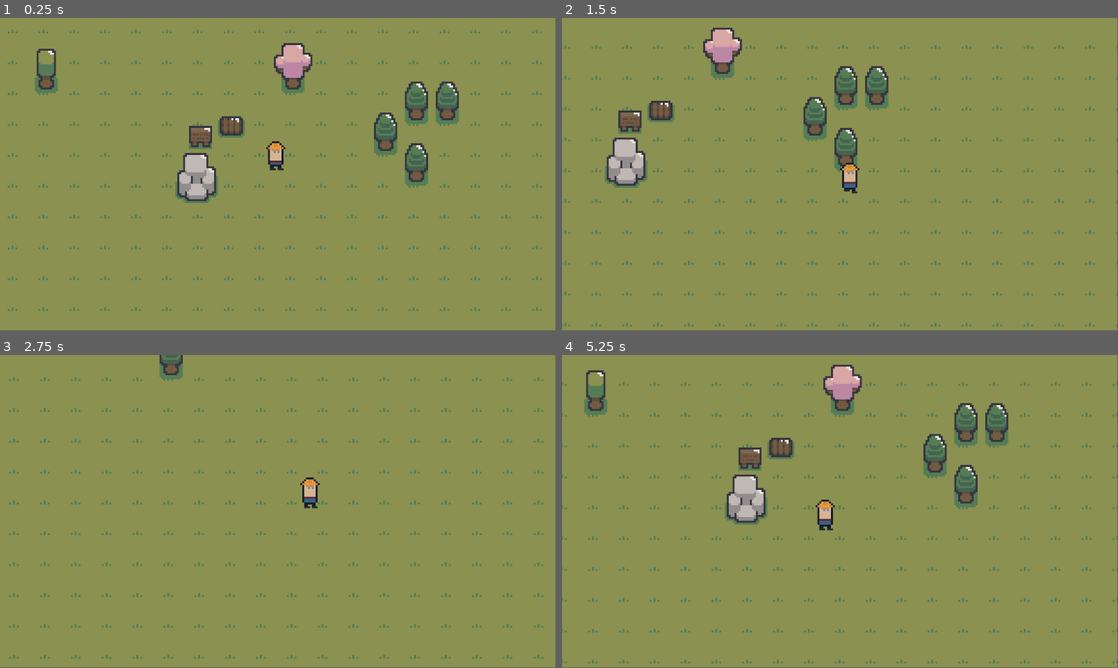
Above: before the commit, frames 1-4 (two rows, left to right).
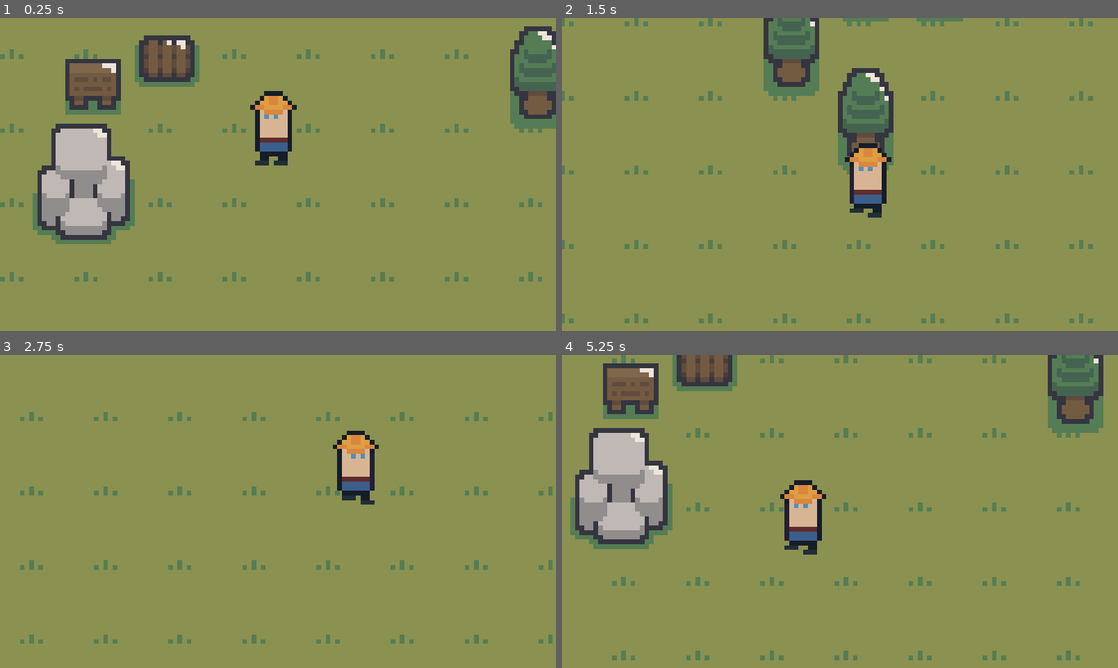
Above: after the commit, the same moments.

Repository: jobnbackpack/factory-game
Game: Godot game, scene res://scenes/game.tscn
Same seed, same stepped clock (60 frames per second), same inputs: the game is played once before the commit and once after it.
Inputs (mouse positions are in pixels of both pictures, inside the frame that each line leads up to):
- Up to frame 1 (0.25 s): no input
- Up to frame 2 (1.5 s): tap Enter at 0.5 s; move the mouse to (962, 158) at 0.52 s; hold Right (right) 0.53-1.28 s; hold E (interact) 0.53-1.28 s; click (962, 158) at 0.6 s; move the mouse to (728, 190) at 1.27 s; hold S (down) from 1.28 s (still down); tap E (interact) at 1.35 s
- Up to frame 3 (2.75 s): click (166, 527) at 1.55 s; move the mouse to (333, 442) at 2.02 s; release S (down) at 2.03 s; hold Right (right) from 2.03 s (still down); hold E (interact) from 2.03 s (still down); click (333, 442) at 2.1 s
- Up to frame 4 (5.25 s): move the mouse to (812, 574) at 2.77 s; release Right (right) at 2.78 s; release E (interact) at 2.78 s; hold W (up) 2.78-3.53 s; tap E (interact) at 2.85 s; click (812, 574) at 3.05 s; move the mouse to (1006, 558) at 3.52 s; hold E (interact) 3.53-4.28 s; hold A (left) 3.53-5.03 s; tap Enter at 3.6 s; move the mouse to (673, 464) at 4.27 s; tap F at 4.35 s; click (673, 464) at 4.55 s; move the mouse to (867, 511) at 5.02 s; hold S (down) from 5.03 s (still down); hold E (interact) from 5.03 s (still down); click (867, 511) at 5.1 s
In our replay, the window is 799x449 before the commit and 800x450 after it. These sizes can differ from the game's own. Grey fills any space a smaller window leaves; there, only what the larger window draws over its background counts as a difference.

The runs differ from the first frame. In frame 1, 21% of the frame differs, in the area x 0-100%, y 2-94%; in frame 2, 13%; in frame 3, 5.0%; in frame 4, 20%.

Commit message:
feat: state machine

Diff:
--- /dev/null
+++ b/00_Globals/global_player_manager.gd
@@ -0,0 +1 @@
+extends Node
--- a/interaction/InteractionManager.tscn
+++ b/interaction/InteractionManager.tscn
@@ -1,6 +1,6 @@
 [gd_scene load_steps=2 format=3 uid="uid://6jgdkdeftcel"]
 
-[ext_resource type="Script" path="res://00_Globals/InteractionManager.gd" id="1_jkmdo"]
+[ext_resource type="Script" path="res://00_globals/InteractionManager.gd" id="1_jkmdo"]
 
 [node name="InteractionManager" type="Node2D"]
 script = ExtResource("1_jkmdo")
--- /dev/null
+++ b/items/gem.tres
@@ -0,0 +1,8 @@
+[gd_resource type="Resource" script_class="ItemData" load_steps=2 format=3 uid="uid://dbuom7qco46kc"]
+
+[ext_resource type="Script" path="res://items/scripts/item_data.gd" id="1_6lwcl"]
+
+[resource]
+script = ExtResource("1_6lwcl")
+name = "Stone"
+description = "a simple stone"
--- /dev/null
+++ b/items/scripts/item_data.gd
@@ -0,0 +1,5 @@
+class_name ItemData extends Resource
+
+@export var name: String = ""
+@export_multiline var description: String = ""
+@export var texture: Texture2D
--- /dev/null
+++ b/items/stone.tres
@@ -0,0 +1,14 @@
+[gd_resource type="Resource" script_class="ItemData" load_steps=4 format=3 uid="uid://c8q7aw15tx2us"]
+
+[ext_resource type="Script" path="res://items/scripts/item_data.gd" id="1_bjgoq"]
+[ext_resource type="Texture2D" uid="uid://cerjrmbuw8sbd" path="res://assets/sprites/fantasy/cave_/cave_ [resources].png" id="2_od8hm"]
+
+[sub_resource type="AtlasTexture" id="AtlasTexture_421s4"]
+atlas = ExtResource("2_od8hm")
+region = Rect2(64, 48, 16, 16)
+
+[resource]
+script = ExtResource("1_bjgoq")
+name = "Stone"
+description = "a simple Stone"
+texture = SubResource("AtlasTexture_421s4")
--- /dev/null
+++ b/player/player.gd
@@ -0,0 +1,62 @@
+class_name Player extends CharacterBody2D
+
+@onready var hurt_box: HurtBox = $Interactions/HurtBox
+@onready var animated_sprite_2d: AnimatedSprite2D = $AnimatedSprite2D
+
+var cardinal_direction: Vector2 = Vector2.DOWN
+var direction: Vector2 = Vector2.ZERO
+
+@onready var animation_player: AnimationPlayer = $AnimationPlayer
+@onready var sprite: Sprite2D = $Sprite2D
+@onready var state_machine: PlayerStateMachine = $StateMachine
+
+signal DirectionChanged(new_direction: Vector2)
+
+func _ready():
+	state_machine.Initialize(self)
+	pass
+
+func _process(delta):
+	direction.x = Input.get_action_strength("right") - Input.get_action_strength("left")
+	direction.y = Input.get_action_strength("down") - Input.get_action_strength("up")
+	pass
+
+func _physics_process(delta):
+	move_and_slide()
+
+func SetDirection() -> bool:
+	var new_dir: Vector2 = cardinal_direction
+	if direction == Vector2.ZERO:
+		return false
+
+	if direction.y == 0:
+		new_dir = Vector2.LEFT if direction.x < 0 else Vector2.RIGHT
+	elif direction.x == 0:
+		new_dir = Vector2.UP if direction.y < 0 else Vector2.DOWN
+
+	if new_dir == cardinal_direction:
+		return false
+
+	cardinal_direction = new_dir
+	sprite.scale.x = -1 if cardinal_direction == Vector2.RIGHT else 1
+	DirectionChanged.emit(cardinal_direction)
+	return true
+
+func UpdateAnimation(state: String) -> void:
+	animation_player.play(state + "_" + AnimDirection() )
+	pass
+
+func AnimDirection() -> String:
+	if cardinal_direction == Vector2.DOWN:
+		return "down"
+	elif cardinal_direction == Vector2.UP:
+		return "up"
+	else:
+		return "side"
+
+func _input(event: InputEvent):
+	if event.is_action("attack"):
+		await get_tree().create_timer(0.075).timeout
+		hurt_box.monitoring = true
+		await get_tree().create_timer(0.075).timeout
+		hurt_box.monitoring = false
--- /dev/null
+++ b/player/player.tscn
@@ -0,0 +1,188 @@
+[gd_scene load_steps=18 format=3 uid="uid://du6ap6182ghhd"]
+
+[ext_resource type="Script" path="res://player/player.gd" id="1_yh1tc"]
+[ext_resource type="PackedScene" uid="uid://ihltf1wjtmvw" path="res://common/HurtBox.tscn" id="3_8s2fu"]
+[ext_resource type="Script" path="res://interaction/InteractionHost.gd" id="3_a0s21"]
+[ext_resource type="Texture2D" uid="uid://b8xaajyg0mby8" path="res://assets/sprites/player/player-Sheet.png" id="4_0lw6g"]
+[ext_resource type="Script" path="res://player/player_state_machine.gd" id="5_fqasr"]
+[ext_resource type="Script" path="res://player/state_idle.gd" id="6_7n4qn"]
+[ext_resource type="Script" path="res://player/state_walk.gd" id="7_lmhyv"]
+
+[sub_resource type="CapsuleShape2D" id="CapsuleShape2D_ly42d"]
+radius = 4.0
+height = 8.0
+
+[sub_resource type="CircleShape2D" id="CircleShape2D_ctp1a"]
+radius = 9.0
+
+[sub_resource type="Animation" id="Animation_r631m"]
+length = 0.001
+tracks/0/type = "value"
+tracks/0/imported = false
+tracks/0/enabled = true
+tracks/0/path = NodePath("Sprite2D:frame")
+tracks/0/interp = 1
+tracks/0/loop_wrap = true
+tracks/0/keys = {
+"times": PackedFloat32Array(0),
+"transitions": PackedFloat32Array(1),
+"update": 1,
+"values": [0]
+}
+
+[sub_resource type="Animation" id="Animation_7k744"]
+resource_name = "idle_down"
+length = 0.3
+loop_mode = 2
+tracks/0/type = "value"
+tracks/0/imported = false
+tracks/0/enabled = true
+tracks/0/path = NodePath("Sprite2D:frame")
+tracks/0/interp = 1
+tracks/0/loop_wrap = true
+tracks/0/keys = {
+"times": PackedFloat32Array(0, 0.3),
+"transitions": PackedFloat32Array(1, 1),
+"update": 1,
+"values": [0, 1]
+}
+
+[sub_resource type="Animation" id="Animation_q1cuo"]
+resource_name = "idle_side"
+length = 0.3
+loop_mode = 2
+tracks/0/type = "value"
+tracks/0/imported = false
+tracks/0/enabled = true
+tracks/0/path = NodePath("Sprite2D:frame")
+tracks/0/interp = 1
+tracks/0/loop_wrap = true
+tracks/0/keys = {
+"times": PackedFloat32Array(0, 0.3),
+"transitions": PackedFloat32Array(1, 1),
+"update": 1,
+"values": [0, 1]
+}
+
+[sub_resource type="Animation" id="Animation_adpcl"]
+resource_name = "idle_up"
+length = 0.3
+loop_mode = 2
+tracks/0/type = "value"
+tracks/0/imported = false
+tracks/0/enabled = true
+tracks/0/path = NodePath("Sprite2D:frame")
+tracks/0/interp = 1
+tracks/0/loop_wrap = true
+tracks/0/keys = {
+"times": PackedFloat32Array(0, 0.3),
+"transitions": PackedFloat32Array(1, 1),
+"update": 1,
+"values": [0, 1]
+}
+
+[sub_resource type="Animation" id="Animation_d44l4"]
+resource_name = "walk_down"
+length = 0.35
+loop_mode = 1
+tracks/0/type = "value"
+tracks/0/imported = false
+tracks/0/enabled = true
+tracks/0/path = NodePath("Sprite2D:frame")
+tracks/0/interp = 1
+tracks/0/loop_wrap = true
+tracks/0/keys = {
+"times": PackedFloat32Array(0, 0.1, 0.2, 0.3),
+"transitions": PackedFloat32Array(1, 1, 1, 1),
+"update": 1,
+"values": [2, 3, 4, 5]
+}
+
+[sub_resource type="Animation" id="Animation_1ush1"]
+resource_name = "walk_side"
+length = 0.35
+loop_mode = 1
+tracks/0/type = "value"
+tracks/0/imported = false
+tracks/0/enabled = true
+tracks/0/path = NodePath("Sprite2D:frame")
+tracks/0/interp = 1
+tracks/0/loop_wrap = true
+tracks/0/keys = {
+"times": PackedFloat32Array(0, 0.1, 0.2, 0.3),
+"transitions": PackedFloat32Array(1, 1, 1, 1),
+"update": 1,
+"values": [2, 3, 4, 5]
+}
+
+[sub_resource type="Animation" id="Animation_i5mpw"]
+resource_name = "walk_up"
+length = 0.35
+loop_mode = 1
+tracks/0/type = "value"
+tracks/0/imported = false
+tracks/0/enabled = true
+tracks/0/path = NodePath("Sprite2D:frame")
+tracks/0/interp = 1
+tracks/0/loop_wrap = true
+tracks/0/keys = {
+"times": PackedFloat32Array(0, 0.1, 0.2, 0.3),
+"transitions": PackedFloat32Array(1, 1, 1, 1),
+"update": 1,
+"values": [2, 3, 4, 5]
+}
+
+[sub_resource type="AnimationLibrary" id="AnimationLibrary_nkobm"]
+_data = {
+"RESET": SubResource("Animation_r631m"),
+"idle_down": SubResource("Animation_7k744"),
+"idle_side": SubResource("Animation_q1cuo"),
+"idle_up": SubResource("Animation_adpcl"),
+"walk_down": SubResource("Animation_d44l4"),
+"walk_side": SubResource("Animation_1ush1"),
+"walk_up": SubResource("Animation_i5mpw")
+}
+
+[node name="Player" type="CharacterBody2D" groups=["player"]]
+collision_mask = 16
+script = ExtResource("1_yh1tc")
+
+[node name="CollisionShape2D" type="CollisionShape2D" parent="."]
+y_sort_enabled = true
+position = Vector2(0, -3)
+shape = SubResource("CapsuleShape2D_ly42d")
+
+[node name="Interactions" type="Node2D" parent="."]
+position = Vector2(0, -6)
+rotation = -0.000302911
+script = ExtResource("3_a0s21")
+
+[node name="HurtBox" parent="Interactions" instance=ExtResource("3_8s2fu")]
+position = Vector2(0, 10)
+collision_mask = 256
+monitoring = false
+
+[node name="CollisionShape2D" type="CollisionShape2D" parent="Interactions/HurtBox"]
+position = Vector2(0, -5)
+shape = SubResource("CircleShape2D_ctp1a")
+debug_color = Color(0.769007, 0.389229, 0.574808, 0.42)
+
+[node name="Sprite2D" type="Sprite2D" parent="."]
+position = Vector2(0, -8)
+texture = ExtResource("4_0lw6g")
+hframes = 6
+region_rect = Rect2(0, 0, 16, 16)
+
+[node name="AnimationPlayer" type="AnimationPlayer" parent="."]
+libraries = {
+"": SubResource("AnimationLibrary_nkobm")
+}
+
+[node name="StateMachine" type="Node" parent="."]
+script = ExtResource("5_fqasr")
+
+[node name="Idle" type="Node" parent="StateMachine"]
+script = ExtResource("6_7n4qn")
+
+[node name="Walk" type="Node" parent="StateMachine"]
+script = ExtResource("7_lmhyv")
--- /dev/null
+++ b/player/player_state_machine.gd
@@ -0,0 +1,43 @@
+class_name PlayerStateMachine extends Node
+
+var states: Array[State]
+var prev_state: State
+var current_state: State
+
+func _ready():
+	process_mode = Node.PROCESS_MODE_DISABLED
+
+func _process(delta):
+	ChangeState(current_state.Process(delta))
+	pass
+
+func _physics_process(delta):
+	ChangeState(current_state.Physics(delta))
+	pass
+
+func _unhandled_input(event):
+	ChangeState(current_state.HandleInput(event))
+	pass
+
+func Initialize(_player: Player) -> void:
+	states = []
+
+	for c in get_children():
+		if c is State:
+			states.append(c)
+
+	if states.size() > 0:
+		states[0].player = _player
+		ChangeState(states[0])
+		process_mode = Node.PROCESS_MODE_INHERIT
+
+func ChangeState(new_state: State) -> void:
+	if new_state == null || new_state == current_state:
+		return
+
+	if current_state:
+		current_state.Exit()
+
+	prev_state = current_state
+	current_state = new_state
+	current_state.Enter()
--- /dev/null
+++ b/player/state.gd
@@ -0,0 +1,24 @@
+class_name State extends Node
+
+## Stores a reference to the player that thi State belongs to
+static var player: Player
+
+## What happens when the player enters this State?
+func Enter() -> void:
+	pass
+
+## What happens when the player exits this State?
+func Exit() -> void:
+	pass
+
+## What happens during the _process update in this State?
+func Process(_delta: float) -> State:
+	return null
+
+## What happens during the _physics_process update in this State?
+func Physics(_delta: float) -> State:
+	return null
+
+## What happens with input events in this State?
+func HandleInput(_event: InputEvent) -> State:
+	return null
--- /dev/null
+++ b/player/state_idle.gd
@@ -0,0 +1,26 @@
+class_name State_Idle extends State
+@onready var walk = $"../Walk"
+
+## What happens when the player enters this State?
+func Enter() -> void:
+	player.UpdateAnimation("idle")
+	pass
+
+## What happens when the player exits this State?
+func Exit() -> void:
+	pass
+
+## What happens during the _process update in this State?
+func Process(_delta: float) -> State:
+	if player.direction != Vector2.ZERO:
+		return walk
+	player.velocity = Vector2.ZERO
+	return null
+
+## What happens during the _physics_process update in this State?
+func Physics(_delta: float) -> State:
+	return null
+
+## What happens with input events in this State?
+func HandleInput(_event: InputEvent) -> State:
+	return null
--- /dev/null
+++ b/player/state_walk.gd
@@ -0,0 +1,32 @@
+class_name State_Walk extends State
+
+@export var move_speed: float = 100.0
+@onready var idle: State = $"../Idle"
+
+## What happens when the player enters this State?
+func Enter() -> void:
+	player.UpdateAnimation("walk")
+	pass
+
+## What happens when the player exits this State?
+func Exit() -> void:
+	pass
+
+## What happens during the _process update in this State?
+func Process(_delta: float) -> State:
+	if player.direction == Vector2.ZERO:
+		return idle
+
+	player.velocity = player.direction * move_speed
+
+	if player.SetDirection():
+		player.UpdateAnimation("walk")
+	return null
+
+## What happens during the _physics_process update in this State?
+func Physics(_delta: float) -> State:
+	return null
+
+## What happens with input events in this State?
+func HandleInput(_event: InputEvent) -> State:
+	return null
--- a/project.godot
+++ b/project.godot
@@ -18,7 +18,15 @@
 [autoload]
 
 InteractionManager="*res://interaction/InteractionManager.tscn"
-LevelManager="*res://00_Globals/GlobalLevelManager.gd"
+LevelManager="*res://00_globals/GlobalLevelManager.gd"
+
+[display]
+
+window/size/viewport_width=480
+window/size/viewport_height=270
+window/size/window_width_override=1920
+window/size/window_height_override=1080
+window/stretch/mode="viewport"
 
 [input]
 
--- a/scenes/game.tscn
+++ b/scenes/game.tscn
@@ -1,6 +1,6 @@
 [gd_scene load_steps=18 format=3 uid="uid://bnd53811p3hgi"]
 
-[ext_resource type="PackedScene" uid="uid://du6ap6182ghhd" path="res://scenes/player.tscn" id="1_iw2jv"]
+[ext_resource type="PackedScene" uid="uid://du6ap6182ghhd" path="res://player/player.tscn" id="1_iw2jv"]
 [ext_resource type="Texture2D" uid="uid://cii5vkuxqskwg" path="res://assets/sprites/fantasy/forest_/forest_.png" id="2_7g360"]
 [ext_resource type="Script" path="res://scripts/PlayerCamera.gd" id="2_ktnaq"]
 [ext_resource type="Texture2D" uid="uid://b8jq75r815nhu" path="res://assets/sprites/fantasy/forest_/forest_ [resources].png" id="3_kdy6c"]
--- a/scenes/player.tscn
+++ /dev/null
@@ -1,99 +0,0 @@
-[gd_scene load_steps=14 format=3 uid="uid://du6ap6182ghhd"]
-
-[ext_resource type="Script" path="res://scripts/player.gd" id="1_huxh5"]
-[ext_resource type="PackedScene" uid="uid://ihltf1wjtmvw" path="res://common/HurtBox.tscn" id="3_8s2fu"]
-[ext_resource type="Texture2D" uid="uid://iqn2mic8x21p" path="res://assets/sprites/sam-Sheet.png" id="3_30jt2"]
-[ext_resource type="Script" path="res://interaction/InteractionHost.gd" id="3_a0s21"]
-
-[sub_resource type="AtlasTexture" id="AtlasTexture_xgeo3"]
-atlas = ExtResource("3_30jt2")
-region = Rect2(0, 0, 16, 16)
-
-[sub_resource type="AtlasTexture" id="AtlasTexture_sisov"]
-atlas = ExtResource("3_30jt2")
-region = Rect2(128, 0, 16, 16)
-
-[sub_resource type="AtlasTexture" id="AtlasTexture_ct6qa"]
-atlas = ExtResource("3_30jt2")
-region = Rect2(0, 16, 16, 16)
-
-[sub_resource type="AtlasTexture" id="AtlasTexture_gauv6"]
-atlas = ExtResource("3_30jt2")
-region = Rect2(128, 16, 16, 16)
-
-[sub_resource type="AtlasTexture" id="AtlasTexture_blpmm"]
-atlas = ExtResource("3_30jt2")
-region = Rect2(256, 16, 16, 16)
-
-[sub_resource type="AtlasTexture" id="AtlasTexture_30jdd"]
-atlas = ExtResource("3_30jt2")
-region = Rect2(384, 16, 16, 16)
-
-[sub_resource type="SpriteFrames" id="SpriteFrames_42667"]
-animations = [{
-"frames": [{
-"duration": 3.0,
-"texture": SubResource("AtlasTexture_xgeo3")
-}, {
-"duration": 3.0,
-"texture": SubResource("AtlasTexture_sisov")
-}],
-"loop": true,
-"name": &"idle",
-"speed": 12.0
-}, {
-"frames": [{
-"duration": 1.0,
-"texture": SubResource("AtlasTexture_ct6qa")
-}, {
-"duration": 1.0,
-"texture": SubResource("AtlasTexture_gauv6")
-}, {
-"duration": 1.0,
-"texture": SubResource("AtlasTexture_blpmm")
-}, {
-"duration": 1.0,
-"texture": SubResource("AtlasTexture_30jdd")
-}],
-"loop": true,
-"name": &"run",
-"speed": 12.0
-}]
-
-[sub_resource type="CapsuleShape2D" id="CapsuleShape2D_ly42d"]
-radius = 4.0
-height = 8.0
-
-[sub_resource type="CircleShape2D" id="CircleShape2D_ctp1a"]
-radius = 9.0
-
-[node name="Player" type="CharacterBody2D" groups=["player"]]
-collision_mask = 16
-script = ExtResource("1_huxh5")
-
-[node name="AnimatedSprite2D" type="AnimatedSprite2D" parent="."]
-position = Vector2(0, -8)
-sprite_frames = SubResource("SpriteFrames_42667")
-animation = &"idle"
-autoplay = "idle"
-frame_progress = 0.861092
-
-[node name="CollisionShape2D" type="CollisionShape2D" parent="."]
-y_sort_enabled = true
-position = Vector2(0, -3)
-shape = SubResource("CapsuleShape2D_ly42d")
-
-[node name="Interactions" type="Node2D" parent="."]
-position = Vector2(0, -6)
-rotation = -0.000302911
-script = ExtResource("3_a0s21")
-
-[node name="HurtBox" parent="Interactions" instance=ExtResource("3_8s2fu")]
-position = Vector2(0, 10)
-collision_mask = 256
-monitoring = false
-
-[node name="CollisionShape2D" type="CollisionShape2D" parent="Interactions/HurtBox"]
-position = Vector2(0, -5)
-shape = SubResource("CircleShape2D_ctp1a")
-debug_color = Color(0.769007, 0.389229, 0.574808, 0.42)
--- a/scripts/player.gd
+++ /dev/null
@@ -1,37 +0,0 @@
-class_name Player extends CharacterBody2D
-
-@onready var hurt_box: HurtBox = $Interactions/HurtBox
-@onready var animated_sprite_2d: AnimatedSprite2D = $AnimatedSprite2D
-
-var speed = 100  # speed in pixels/sec
-var direction: Vector2 = Vector2.ZERO
-
-signal DirectionChanged(new_direction: Vector2)
-
-func _physics_process(delta):
-	var new_direction = Input.get_vector("left", "right", "up", "down")
-
-	if new_direction != direction:
-		direction = new_direction
-		DirectionChanged.emit(new_direction)
-
-	if direction > Vector2.LEFT:
-		animated_sprite_2d.flip_h = true
-	elif direction < Vector2.RIGHT:
-		animated_sprite_2d.flip_h = false
-
-	velocity = direction * speed
-
-	if velocity != Vector2.ZERO:
-		animated_sprite_2d.play("run")
-	else:
-		animated_sprite_2d.play("idle")
-
-	move_and_slide()
-
-func _input(event: InputEvent):
-	if event.is_action("attack"):
-		await get_tree().create_timer(0.075).timeout
-		hurt_box.monitoring = true
-		await get_tree().create_timer(0.075).timeout
-		hurt_box.monitoring = false
Binary file changed: assets/sprites/game brainstorm.aseprite
Binary file added: assets/sprites/player/idle-Sheet.png
Not shown, added: assets/sprites/player/idle-Sheet.png.import
Binary file added: assets/sprites/player/idle.aseprite
Binary file added: assets/sprites/player/player-Sheet.png
Not shown, added: assets/sprites/player/player-Sheet.png.import
Binary file added: assets/sprites/player/player.aseprite
Binary file added: assets/sprites/player/run-Sheet.png
Not shown, added: assets/sprites/player/run-Sheet.png.import
Binary file added: assets/sprites/player/run.aseprite
Binary file changed: assets/sprites/sam.aseprite
